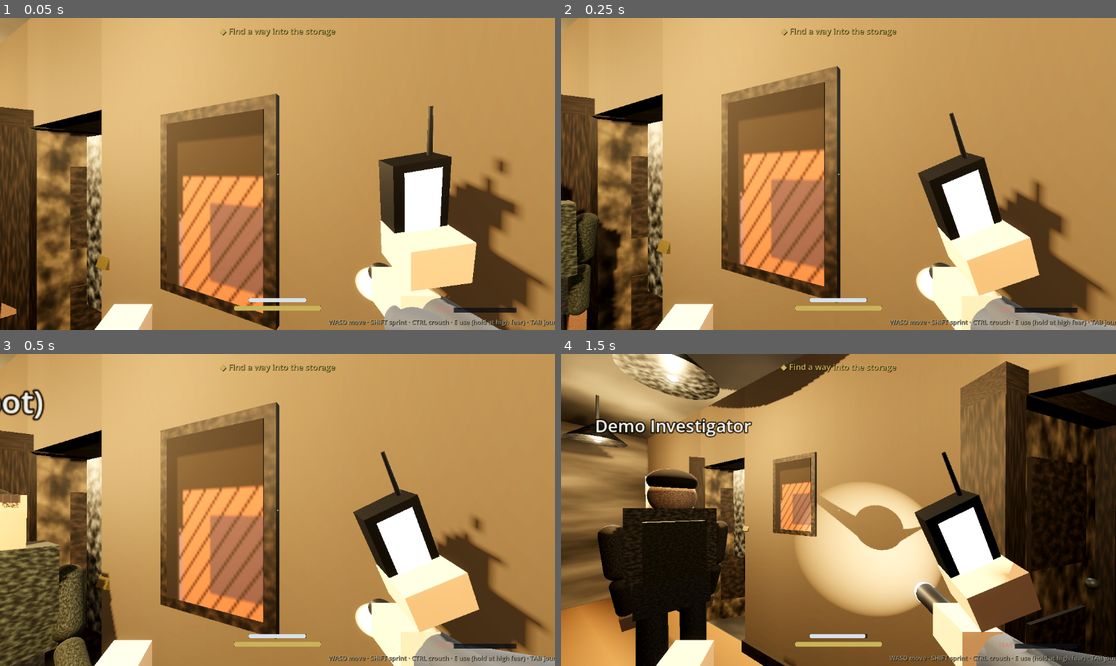
Above: before the commit, frames 1-4 (two rows, left to right).
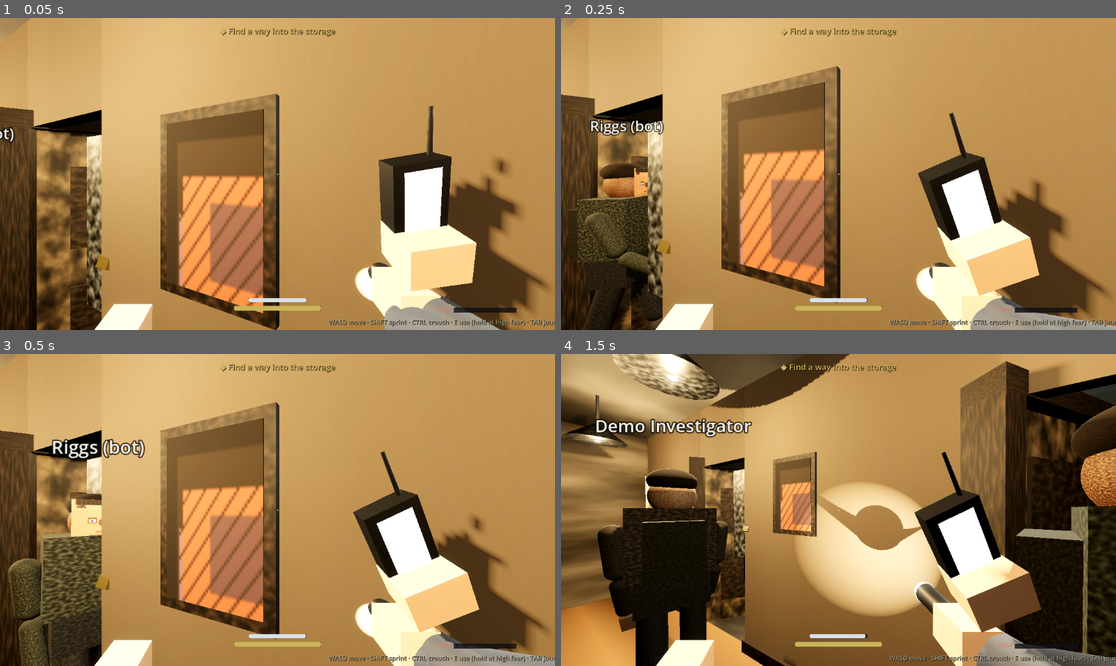
Above: after the commit, the same moments.

Repository: blastbeng/ProjectSpecterV2
Game: Godot game, scene res://scenes/match.tscn
Two runs of this game, one before a commit and one after it. Both use one fixed random seed, a clock stepped at 60 frames per second and the inputs below. This scene is started directly instead of the project's main scene.
Inputs (mouse positions are in pixels of both pictures, inside the frame that each line leads up to):
- Up to frame 1 (0.05 s): no input
- Up to frame 2 (0.25 s): no input
- Up to frame 3 (0.5 s): no input
- Up to frame 4 (1.5 s): tap Enter (ui_accept) at 0.5, 0.77 s; move the mouse to (866, 510) at 0.52 s; hold Up (ui_up) from 0.53 s (still down); tap Q at 0.6 s; click (866, 510) at 0.67 s; move the mouse to (810, 510) at 1.27 s; tap Ctrl at 1.35 s

The runs differ from the first frame. In frame 1, 0.2% of the frame differs, in the area x 0-4%, y 34-97%; in frame 2, 5.5%; in frame 3, 7.8%, in the area x 0-27%, y 11-100%; in frame 4, 3.2%.

Commit message:
feat: bots v2 -- doorway waypoints from door positions, bots open doors en route, skip padlocked rooms, flee nearby entity activity (Vision 6); house.doorway_points() threshold API; test_bot extended

Diff:
--- a/scripts/ai/bot_driver.gd
+++ b/scripts/ai/bot_driver.gd
@@ -1,26 +1,38 @@
 class_name BotDriver
 extends Node
-## Bot v1 (Vision 6): a scripted investigator that reuses the player systems
+## Bot v2 (Vision 6): a scripted investigator that reuses the player systems
 ## through InvestigatorAvatar.drive() — picks an evidence hotspot, walks to
-## it (stopping at doorways), "logs" the reading, moves on. No pathfinding:
-## rooms connect through the hall, so the bot walks room-center -> hall ->
-## door -> room-center, which is exactly how the house is laid out.
-## Purely visual + journal-driving for now: bots log evidence like players
-## (Vision 6 bots requirement) but never block the local player.
+## it THROUGH the real doorway (threshold point from door.position), opening
+## shut doors on the way and skipping padlocked rooms until they unlock.
+## No pathfinding library: rooms connect through the hall, so the plan is
+## room-center -> own doorway -> hall spine -> destination doorway ->
+## room-center, which is exactly how the house is laid out. Reacts to entity
+## activity by fleeing to the far hall end from the disturbance. Purely
+## visual + journal-driving for now: bots log evidence like players but
+## never block the local player.
 
 const WALK_SPEED := 2.6
+const FLEE_SPEED := 3.4
 const ARRIVE_M := 0.35
 const DWELL_S := 3.2        # seconds "investigating" at a hotspot
+const DOOR_USE_M := 0.55    # start opening a door this close
+const FLEE_HEAR_M := 9.0    # entity activity closer than this scares the bot
+const HALL_Z := 3.85
+const HALL_X_MIN := 0.6
+const HALL_X_MAX := 6.2
+## Rooms north of the band wall (their doorway z is the room's south edge).
+const NORTH_ROOMS := ["Kitchen", "Bedroom"]
 
 var bot_name := "Bot"
 var avatar: InvestigatorAvatar
 var house: HouseBuilder
 var journal: Journal
 
-var _waypoints: Array = []   # Vector3 list to the current hotspot
+var _waypoints: Array = []   # [{pos: Vector3, door: InteractableDoor|null}]
 var _wp_index := 0
 var _dwell_left := 0.0
 var _logged: Array = []      # hotspots already investigated
+var _flee_left := 0.0        # > 0 while spooked by entity activity
 var _rng := RandomNumberGenerator.new()
 
 
@@ -43,74 +55,139 @@
 	return _logged.size()
 
 
-## Pick a hotspot the bot has not logged yet; plan waypoints through the
-## hall spine (z = 3.85) so it never walks through walls.
+func is_fleeing() -> bool:
+	return _flee_left > 0.0
+
+
+## Entity activity reaction (Vision 6 bots): a manifested power close by
+## sends the bot hurrying along the hall spine to the far end from the
+## event, where it waits out the scare before resuming its route.
+func on_entity_activity(at: Vector3) -> void:
+	if avatar == null or not is_instance_valid(avatar) or house == null:
+		return
+	if avatar.global_position.distance_to(at) > FLEE_HEAR_M:
+		return
+	var mid := (HALL_X_MIN + HALL_X_MAX) * 0.5
+	var far_x := HALL_X_MIN + 0.5 if at.x > mid else HALL_X_MAX - 0.5
+	_flee_left = 2.6
+	_waypoints = [{"pos": _hall_point_for(Vector3(far_x, 0.0, HALL_Z)), "door": null}]
+	_wp_index = 0
+	_dwell_left = 0.0
+
+
+## Pick a hotspot the bot has not logged yet; plan waypoints THROUGH the
+## doorway of every room on the route (never across room edges). Hotspots
+## behind a currently locked (padlocked) door are skipped until unlocked.
 func _pick_next_hotspot() -> void:
 	if house == null:
 		return
 	var spots: Array = house.emf_hotspots
 	var next: Dictionary = {}
 	for s in spots:
-		if not _logged.has(s):
+		if not _logged.has(s) and not _room_locked(String(s.get("room", ""))):
 			next = s
 			break
 	if next.is_empty():
 		_logged.clear()  # cycled everything: start over
 		for s in spots:
-			if not _logged.has(s):
+			if not _logged.has(s) and not _room_locked(String(s.get("room", ""))):
 				next = s
 				break
 	if next.is_empty():
-		return
+		return  # everything locked: stand by until a door unlocks
 	var dest: Vector3 = next["pos"]
-	# Room of the destination (hotspots carry their room tag).
 	var room: String = next.get("room", "")
+	var here := avatar.global_position if avatar != null else Vector3(2.9, 0.0, HALL_Z)
+	var cur_room := _room_of(here)
+	var dest_hall := _hall_point_for(dest)
 	var plan: Array = []
-	var here := avatar.global_position if avatar != null else Vector3(2.9, 0.0, 3.85)
-	var in_hall: bool = here.z > 2.9 and here.z < 4.7
-	var dest_hall := _hall_point_for(dest)
-	if not in_hall:
-		# Step out to the hall first (through our own room, then hall spine).
-		plan.append(_hall_point_for(here))
-	plan.append(dest_hall)
-	if room != "" and dest_hall.distance_to(dest) > 0.8:
-		plan.append(dest)  # into the room interior
+	if room != "" and cur_room == room:
+		plan.append({"pos": dest, "door": null})  # same room: walk straight
+	else:
+		if cur_room != "":
+			plan.append(_doorway_wp(cur_room))
+		if room != "" and dest_hall.distance_to(dest) > 0.8:
+			plan.append({"pos": dest_hall, "door": null})
+			plan.append(_doorway_wp(room))
+		plan.append({"pos": dest, "door": null})
 	_waypoints = plan
 	_wp_index = 0
 	_dwell_left = 0.0
 
 
-## Hall spine point nearest to a world position (hall runs along z at 3.85).
+func _room_locked(room: String) -> bool:
+	if room == "" or house == null:
+		return false
+	var door := house.door_to(room)
+	return door != null and door.is_locked()
+
+
+## Doorway waypoint of a room: the threshold point on its doorway line, on
+## the room's side, so the approach leg comes through the actual opening.
+func _doorway_wp(room: String) -> Dictionary:
+	var door := house.door_to(room)
+	if door == null or not door.has_meta("center_x"):
+		var center: Vector2 = house._room_bounds(room).get_center()
+		return {"pos": _hall_point_for(Vector3(center.x, 0.0, center.y)), "door": null}
+	var cx := float(door.get_meta("center_x"))
+	var north_side: bool = room in NORTH_ROOMS  # north rooms sit at z < doorway z
+	var z := door.position.z - 0.30 if north_side else door.position.z + 0.30
+	return {"pos": Vector3(cx, 0.0, z), "door": door}
+
+
+## Which named room (or "Hall") a point is in, from layout constants.
+func _room_of(p: Vector3) -> String:
+	if p.z >= house.HALL_N and p.z <= house.HALL_S:
+		return "Hall"
+	if p.z < house.HALL_N:
+		return "Kitchen" if p.x <= 3.6 else "Bedroom"
+	return "Bathroom" if p.x <= 3.0 else "Storage"
+
+
+## Hall spine point nearest to a world position (hall runs along z at HALL_Z).
 func _hall_point_for(p: Vector3) -> Vector3:
-	return Vector3(clampf(p.x, 0.6, 6.2), 0.0, 3.85)
+	return Vector3(clampf(p.x, HALL_X_MIN, HALL_X_MAX), 0.0, HALL_Z)
 
 
 func _process(delta: float) -> void:
 	if avatar == null or not is_instance_valid(avatar) or house == null:
 		return
-	# Dwell phase: stand at the hotspot and "investigate".
+	# Dwell phase: stand at the hotspot and "investigate" (or wait out a scare).
 	if _wp_index >= _waypoints.size():
 		avatar.drive(0.0)
+		if _flee_left > 0.0:
+			_flee_left -= delta
+			if _flee_left <= 0.0:
+				_pick_next_hotspot()
+			return
 		_dwell_left -= delta
 		if _dwell_left <= 0.0:
 			_log_current()
 			_pick_next_hotspot()
 		return
 	# Walk phase: head to the current waypoint.
-	var dest: Vector3 = _waypoints[_wp_index]
+	var wp: Dictionary = _waypoints[_wp_index]
+	var dest: Vector3 = wp["pos"]
 	var to: Vector3 = dest - avatar.global_position
 	to.y = 0.0
 	var dist: float = to.length()
 	if dist < ARRIVE_M:
 		_wp_index += 1
 		if _wp_index >= _waypoints.size():
-			_dwell_left = DWELL_S
-		return
-	var step: Vector3 = to.normalized() * WALK_SPEED * delta
+			_dwell_left = DWELL_S if _flee_left <= 0.0 else 0.5
+		return
+	# Door usage: open the doorway door when close (bot "presses E"). Locked
+	# doors are never touched — the route planner skips padlocked rooms.
+	var door: InteractableDoor = wp.get("door")
+	if door != null and is_instance_valid(door) and not door.is_open() \
+			and not door.is_locked() and dist < DOOR_USE_M:
+		door.interact()
+	var speed := FLEE_SPEED if _flee_left > 0.0 else WALK_SPEED
+	var step: Vector3 = to.normalized() * speed * delta
 	avatar.global_position += step
 	# Face the movement direction (avatar forward is -Z).
 	avatar.rotation.y = atan2(-to.x, -to.z)
-	avatar.drive(WALK_SPEED)
+	avatar.drive(speed)
 
 
 ## Log the hotspot we just investigated, like a player pressing F on it.
--- a/scripts/gameplay/match.gd
+++ b/scripts/gameplay/match.gd
@@ -82,6 +82,10 @@
 	add_child(_powers)
 	_powers.setup(house, _player)
 	_powers.power_manifest.connect(_on_entity_power_felt)
+	# Bot v2: the bot flees manifested entity activity near its position.
+	_powers.power_manifest.connect(func(kind: String, at: Vector3) -> void:
+		if is_instance_valid(_bot):
+			_bot.on_entity_activity(at))
 	# Objective pipeline (Vision 6): breaker inside the locked room + the
 	# extraction gate at the hall's west end unlock the escape countdown.
 	if house.breaker != null:
--- a/scripts/procedural/house_builder.gd
+++ b/scripts/procedural/house_builder.gd
@@ -114,6 +114,8 @@
 	# opening edge so the (door_center_x, z) point stays on the doorway line.
 	var hx := door_center_x - DOOR_W / 2.0 if absf(face_deg) < 90.0 else door_center_x + DOOR_W / 2.0
 	door.position = Vector3(hx, 0.0, z)
+	# Opening center kept for navigation (bot doorway waypoints, Vision 6).
+	door.set_meta("center_x", door_center_x)
 	add_child(door)
 	_doors_by_room[room_a] = door
 	_doors_by_room[room_b] = door
@@ -602,6 +604,22 @@
 	return doors[0] if doors.size() > 0 else null
 
 
+## Walkable doorway threshold points (bot v2 routing, Vision 6): the point
+## the door leaf covers when closed — (opening center, doorway wall line).
+## One per built door, in build order. Bots path THROUGH these instead of
+## cutting across room edges, and can check the door state at each one.
+func doorway_points() -> Array:
+	var out: Array = []
+	for d in _doors_by_room.values():
+		if d is InteractableDoor and d.has_meta("center_x"):
+			out.append({
+				"pos": Vector3(float(d.get_meta("center_x")), 0.0, d.position.z),
+				"door": d,
+				"rooms": [d.portal_rooms[0], d.portal_rooms[1]],
+			})
+	return out
+
+
 func _ready() -> void:
 	_rng = RandomNumberGenerator.new()
 	_rng.seed = seed_value
--- a/tests/test_bot.gd
+++ b/tests/test_bot.gd
@@ -1,8 +1,10 @@
 extends SceneTree
-## Bot v1 test (Vision 6): the scripted investigator walks to EMF hotspots
-## through the hall spine, dwells, logs evidence into the shared journal,
-## and keeps cycling. Asserts real movement, waypoint progress, journal
-## captures appearing, and that the bot never leaves the house bounds.
+## Bot v2 test (Vision 6): the scripted investigator walks to EMF hotspots
+## THROUGH real doorways (threshold waypoints from door positions), opens
+## shut doors on the way, skips padlocked rooms, flees entity activity
+## nearby, dwells, logs evidence into the shared journal, and keeps cycling.
+## Asserts real movement, doorway passage, door-opening, journal captures,
+## flee behavior, and that the bot never leaves the house bounds.
 
 const PASS_S := "TEST_BOT_RESULT=PASS"
 const FAIL_S := "TEST_BOT_RESULT=FAIL"
@@ -30,20 +32,50 @@
 		return
 	var journal: Journal = m.get_node("Journal")
 	var house: HouseBuilder = m.find_children("*", "HouseBuilder", true, false)[0]
+	var doorway_wps: Array = house.doorway_points()
+	if doorway_wps.is_empty():
+		_fail("house exposes no doorway points")
+		return
 	var start: Vector3 = bot.avatar.global_position
 
-	# Drive the bot by hand for ~30 s of frames (headless delta pacing).
+	# --- 1) Routing uses doorway thresholds (v2 core fix) --------------------
+	var used_door_wps := 0
+	var plan: Array = bot._waypoints
+	for wp in plan:
+		if wp.get("door") != null:
+			used_door_wps += 1
+	if used_door_wps < 1:
+		_fail("bot plan has no doorway waypoints: %s" % [plan])
+		return
+
+	# --- 2) Drive the bot by hand for ~40 s of frames -------------------------
 	var t := 0.0
 	var moved := false
 	var last_pos: Vector3 = bot.avatar.global_position
-	while t < 30.0 and journal.captures.size() < 2:
+	var opened_a_door := false
+	var shut_doors := {}  # InteractableDoor -> true (seen shut with bot close)
+	while t < 40.0 and journal.captures.size() < 2:
 		var dt: float = 1.0 / 60.0
+		# Track whether the bot personally opens a shut doorway door en route:
+		# remember doors observed shut while the bot was near their threshold.
+		for wp in bot._waypoints:
+			var d: InteractableDoor = wp.get("door")
+			if d == null or not is_instance_valid(d) or d.is_locked():
+				continue
+			var dist: float = bot.avatar.global_position.distance_to(d.global_position)
+			if dist < 0.7 and not d.is_open():
+				shut_doors[d] = true  # seen shut with the bot close: must open
+			if shut_doors.has(d) and d.is_open():
+				opened_a_door = true
 		bot._process(dt)
 		t += dt
 		if bot.avatar.global_position.distance_to(last_pos) > 0.02:
 			moved = true
 		last_pos = bot.avatar.global_position
 		await process_frame
+	if shut_doors.is_empty():
+		_fail("no doorway door was ever observed shut near the bot")
+		return
 	if not moved:
 		_fail("bot never moved")
 		return
@@ -53,11 +85,67 @@
 	if journal.captures.is_empty():
 		_fail("bot logged no evidence in %.0f s" % t)
 		return
-	# Waypoints keep the bot on hall spine or room interiors (z inside house).
+	if not opened_a_door:
+		_fail("bot never opened an observed-shut doorway door")
+		return
+
+	# --- 3) House bounds + doorway-line sanity --------------------------------
 	var p: Vector3 = bot.avatar.global_position
 	if p.x < -0.5 or p.x > 7.5 or p.z < -0.5 or p.z > 8.5:
 		_fail("bot escaped the house: %s" % p)
 		return
 
-	print(PASS_S, " captures=%d at=%s t=%.0fs" % [journal.captures.size(), last_pos, t])
+	# --- 4) Flee reaction to entity activity ----------------------------------
+	bot.on_entity_activity(Vector3(5.9, 0.0, 6.2))  # storage bulb: far from spawn
+	if not bot.is_fleeing():
+		_fail("entity activity near bot did not trigger flee")
+		return
+	if bot._waypoints.is_empty():
+		_fail("flee produced no waypoints")
+		return
+	# Far from the event: no flee.
+	bot._flee_left = 0.0
+	bot.on_entity_activity(Vector3(-30.0, 0.0, -30.0))
+	if bot.is_fleeing():
+		_fail("distant entity activity scared the bot anyway")
+		return
+	# Resume planning after the scare ends.
+	bot._flee_left = 0.001
+	bot._process(0.05)
+	if bot._waypoints.is_empty():
+		_fail("bot did not resume a route after fleeing")
+		return
+
+	# --- 5) Locked-room hotspots are skipped while padlocked ------------------
+	var locked_room: String = house.locked_room()
+	if locked_room != "":
+		var lock_door: InteractableDoor = house.door_to(locked_room)
+		if lock_door != null and lock_door.is_locked():
+			# While the padlock is on, the planner must not target a hotspot
+			# in that room, and must not have logged one there.
+			for s in house.emf_hotspots:
+				if String(s.get("room", "")) == locked_room:
+					if not bot._logged.has(s) and bot._room_of(bot.avatar.global_position) == locked_room:
+						_fail("bot walked into the padlocked room")
+						return
+			var dest: Dictionary = bot._waypoints[bot._waypoints.size() - 1]
+			var dest_room: String = _hotspot_room_of(dest["pos"], house)
+			if dest_room == locked_room:
+				_fail("planner targets a padlocked room")
+				return
+
+	print(PASS_S, " captures=%d door_wps=%d opened_door=%s locked_room=%s t=%.0fs" % [
+		journal.captures.size(), used_door_wps, opened_a_door, locked_room, t])
 	quit(0)
+
+
+## Room tag of the hotspot nearest a position (mirrors bot logging radius).
+func _hotspot_room_of(p: Vector3, house: HouseBuilder) -> String:
+	var best_d := 2.2
+	var best_room := ""
+	for s in house.emf_hotspots:
+		var d: float = (s["pos"] as Vector3).distance_to(p)
+		if d < best_d:
+			best_d = d
+			best_room = String(s.get("room", ""))
+	return best_room
